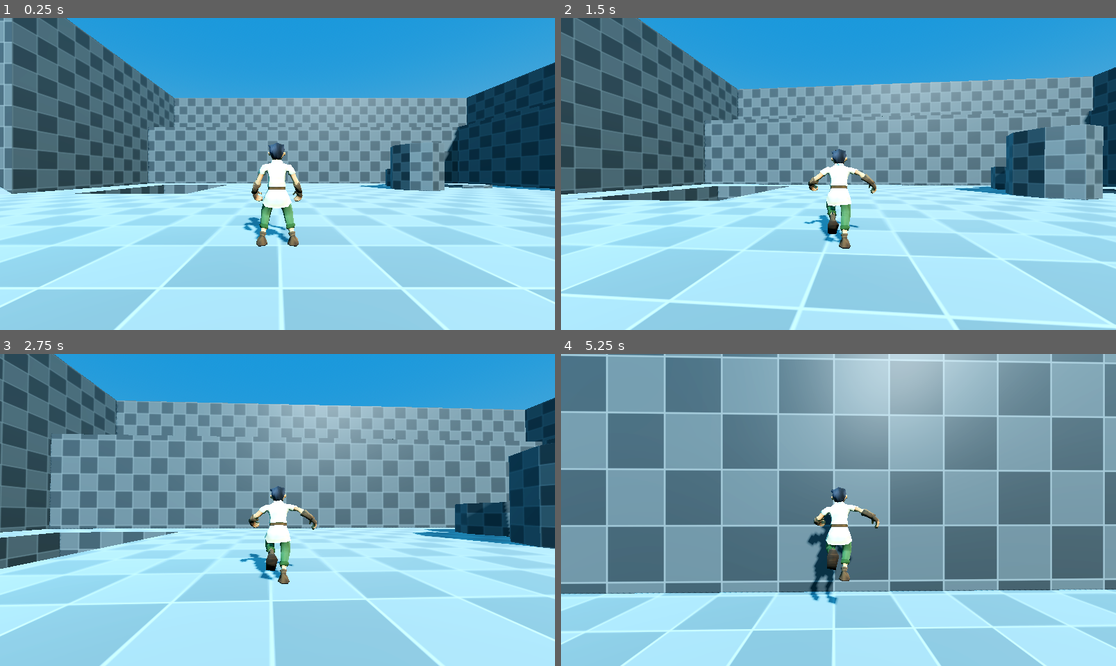
Above: before the commit, frames 1-4 (two rows, left to right).
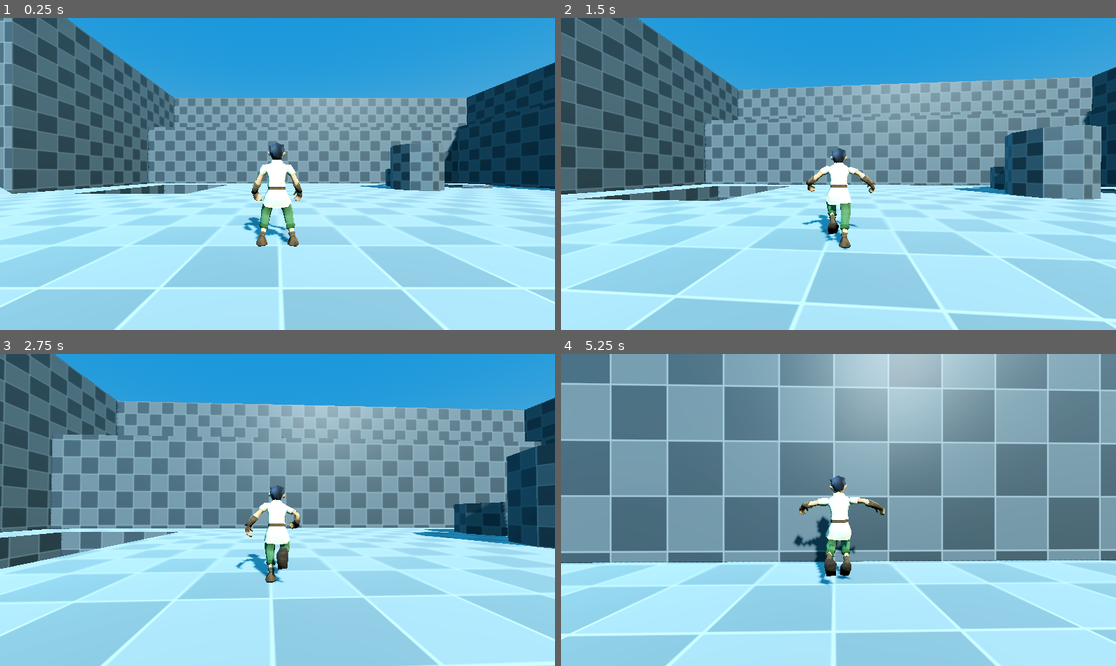
Above: after the commit, the same moments.

Repository: AleksGrig/wannabe_zelda
Game: Godot game, scene res://scenes/start.tscn
Two runs of this game, one before a commit and one after it. Both use one fixed random seed, a clock stepped at 60 frames per second and the inputs below.
Inputs (mouse positions are in pixels of both pictures, inside the frame that each line leads up to):
- Up to frame 1 (0.25 s): no input
- Up to frame 2 (1.5 s): tap Enter (ui_accept) at 0.5, 0.77 s; move the mouse to (866, 174) at 0.52 s; hold W (move_up) from 0.53 s (still down); click (866, 174) at 0.67 s; move the mouse to (810, 174) at 1.27 s
- Up to frame 3 (2.75 s): keep holding W (move_up); tap Enter (ui_accept) at 1.52 s; move the mouse to (288, 503) at 2.02 s
- Up to frame 4 (5.25 s): keep holding W (move_up); move the mouse to (832, 516) at 2.77 s; click (832, 516) at 2.92 s; tap Enter (ui_accept) at 3.02, 3.77, 4.52 s; move the mouse to (877, 513) at 3.52 s; move the mouse to (794, 506) at 4.27 s; move the mouse to (844, 510) at 5.02 s; click (844, 510) at 5.17 s

The runs differ from the first frame. In frame 1, less than 0.1% of the frame differs, in the area x 45-55%, y 40-71%; in frame 2, 4.6%; in frame 3, 4.1%; in frame 4, 55%, in the area x 0-100%, y 0-100%.

Commit message:
episode 6: complex animation

Diff:
--- a/project.godot
+++ b/project.godot
@@ -41,3 +41,8 @@
 "events": [Object(InputEventKey,"resource_local_to_scene":false,"resource_name":"","device":-1,"window_id":0,"alt_press …(192 unchanged characters)…
 ]
 }
+
+[physics]
+
+3d/default_gravity=15.0
+common/physics_interpolation=true
--- a/scenes/player.tscn
+++ b/scenes/player.tscn
@@ -10,7 +10,72 @@
 
 [sub_resource type="SphereShape3D" id="SphereShape3D_dqkch"]
 
+[sub_resource type="AnimationNodeAnimation" id="AnimationNodeAnimation_dqkch"]
+animation = &"freehand_walk"
+
+[sub_resource type="AnimationNodeAnimation" id="AnimationNodeAnimation_qlg0r"]
+animation = &"freehand_run"
+
+[sub_resource type="AnimationNodeAnimation" id="AnimationNodeAnimation_tuyoq"]
+animation = &"pose_lean_left"
+
+[sub_resource type="AnimationNodeAnimation" id="AnimationNodeAnimation_fjrip"]
+animation = &"pose_lean_right"
+
+[sub_resource type="AnimationNodeAnimation" id="AnimationNodeAnimation_smehm"]
+animation = &"freehand_fall"
+
+[sub_resource type="AnimationNodeAnimation" id="AnimationNodeAnimation_qhqgy"]
+animation = &"freehand_idle"
+
+[sub_resource type="AnimationNodeTransition" id="AnimationNodeTransition_tuyoq"]
+xfade_time = 0.2
+input_0/name = "idle"
+input_0/auto_advance = false
+input_0/break_loop_at_end = false
+input_0/reset = true
+input_1/name = "walk"
+input_1/auto_advance = false
+input_1/break_loop_at_end = false
+input_1/reset = true
+input_2/name = "run"
+input_2/auto_advance = false
+input_2/break_loop_at_end = false
+input_2/reset = true
+input_3/name = "fall"
+input_3/auto_advance = false
+input_3/break_loop_at_end = false
+input_3/reset = true
+
+[sub_resource type="AnimationNodeAdd3" id="AnimationNodeAdd3_qhqgy"]
+
+[sub_resource type="AnimationNodeTimeScale" id="AnimationNodeTimeScale_qhqgy"]
+
+[sub_resource type="AnimationNodeBlendTree" id="AnimationNodeBlendTree_qhqgy"]
+graph_offset = Vector2(-677.166, 115.407)
+nodes/Animation/node = SubResource("AnimationNodeAnimation_qhqgy")
+nodes/Animation/position = Vector2(-40, 160)
+"nodes/Animation 2/node" = SubResource("AnimationNodeAnimation_dqkch")
+"nodes/Animation 2/position" = Vector2(-300, 340)
+"nodes/Animation 3/node" = SubResource("AnimationNodeAnimation_qlg0r")
+"nodes/Animation 3/position" = Vector2(-460, 740)
+"nodes/Animation 4/node" = SubResource("AnimationNodeAnimation_tuyoq")
+"nodes/Animation 4/position" = Vector2(-460, 560)
+"nodes/Animation 5/node" = SubResource("AnimationNodeAnimation_fjrip")
+"nodes/Animation 5/position" = Vector2(-460, 920)
+"nodes/Animation 6/node" = SubResource("AnimationNodeAnimation_smehm")
+"nodes/Animation 6/position" = Vector2(60, 600)
+nodes/movement/node = SubResource("AnimationNodeTransition_tuyoq")
+nodes/movement/position = Vector2(240, 320)
+nodes/output/position = Vector2(580, 320)
+nodes/run_lean/node = SubResource("AnimationNodeAdd3_qhqgy")
+nodes/run_lean/position = Vector2(-140, 540)
+nodes/walk_speed/node = SubResource("AnimationNodeTimeScale_qhqgy")
+nodes/walk_speed/position = Vector2(-20, 340)
+node_connections = [&"movement", 0, &"Animation", &"movement", 1, &"walk_speed", &"movement", 2, &"run_lean", &"movement", 3, &"Animation 6", &"output", 0, &"movement", &"run_lean", 0, &"Animation 4", &"run_lean", 1, &"Animation 3", &"run_lean", 2, &"Animation 5", &"walk_speed", 0, &"Animation 2"]
+
 [node name="Player" type="CharacterBody3D"]
+floor_snap_length = 0.25
 script = ExtResource("1_3vyb7")
 
 [node name="CollisionShape3D" type="CollisionShape3D" parent="."]
@@ -34,39 +99,49 @@
 transform = Transform3D(-1, 0, -8.74228e-08, 0, 1, 0, 8.74228e-08, 0, -1, 0, 0, 0)
 
 [node name="Skeleton3D" parent="Mesh/HeroRig_export" index="0"]
-bones/0/position = Vector3(-0.0250628, 1.12632, -0.0125315)
+bones/0/position = Vector3(-0.0238293, 1.09643, 0.00229427)
 bones/0/rotation = Quaternion(1, 5.05692e-15, 1.06581e-14, 6.16095e-08)
-bones/1/rotation = Quaternion(0.707107, -5.24149e-23, -1.47058e-22, 0.707107)
-bones/2/rotation = Quaternion(-0.857111, -0.071332, -0.159413, 0.484623)
-bones/3/rotation = Quaternion(0.881657, -0.00195661, 0.0738447, 0.466074)
-bones/4/rotation = Quaternion(-0.0880412, 0.171765, 0.17861, 0.964803)
-bones/5/rotation = Quaternion(-0.833147, 0.00365107, 0.0374449, 0.55177)
-bones/6/rotation = Quaternion(0.371658, 0.0038951, -0.0311289, 0.92784)
-bones/7/rotation = Quaternion(0.384096, -0.0441505, -0.097657, 0.917052)
-bones/8/rotation = Quaternion(0.999716, 1.6203e-10, -1.62026e-10, -0.023843)
-bones/9/rotation = Quaternion(-0.0644628, 1.59751e-07, 3.44847e-08, 0.99792)
-bones/10/rotation = Quaternion(-0.516054, -0.00756495, -0.000502759, 0.856523)
-bones/11/rotation = Quaternion(0.639333, 0.75909, -0.0730435, -0.0984911)
-bones/12/rotation = Quaternion(-0.190234, 0.0069778, -0.0152276, 0.981596)
-bones/13/rotation = Quaternion(-0.0802419, -0.0326788, 0.0193141, 0.996052)
-bones/14/rotation = Quaternion(-0.434575, 0.895009, -0.0717362, 0.0704039)
+bones/1/rotation = Quaternion(0.728369, -0.00278441, -0.00111905, 0.685179)
+bones/2/rotation = Quaternion(-0.792631, -0.106478, -0.0733511, 0.595834)
+bones/3/rotation = Quaternion(0.292185, -0.00401348, 0.0244725, 0.95604)
+bones/4/rotation = Quaternion(-0.175072, -0.0139956, 0.107794, 0.978537)
+bones/5/rotation = Quaternion(-0.804312, 0.102529, 0.0526762, 0.582919)
+bones/6/rotation = Quaternion(0.328385, 0.00396351, -0.0275045, 0.944135)
+bones/7/rotation = Quaternion(-0.197559, 0.00748435, -0.0789362, 0.977079)
+bones/8/rotation = Quaternion(0.996758, 0.00546814, 0.000175921, -0.0802704)
+bones/9/rotation = Quaternion(-0.0644628, 2.81656e-07, -6.43096e-09, 0.99792)
+bones/10/rotation = Quaternion(-0.70687, 0.116606, 0.0938119, 0.69133)
+bones/11/rotation = Quaternion(0.979291, 0.187643, 0.0452052, -0.0611234)
+bones/12/rotation = Quaternion(-0.326322, 0.00671691, -0.0261206, 0.944874)
+bones/13/rotation = Quaternion(-0.0456166, -0.131937, 0.211391, 0.967381)
+bones/14/rotation = Quaternion(-0.434575, 0.895009, -0.0717361, 0.070404)
 bones/15/rotation = Quaternion(-0.172143, 0.721074, 0.191825, 0.643135)
-bones/16/rotation = Quaternion(-0.21767, -0.000106958, 0.000375302, 0.976022)
-bones/17/rotation = Quaternion(-0.18079, -1.07698e-06, -1.96886e-07, 0.983522)
-bones/18/rotation = Quaternion(5.88451e-08, 0.0367437, -2.1398e-06, 0.999325)
+bones/16/rotation = Quaternion(-0.21767, -0.000106927, 0.000375333, 0.976022)
+bones/17/rotation = Quaternion(-0.180791, -1.16457e-06, -3.12885e-07, 0.983522)
+bones/18/rotation = Quaternion(-1.17849e-07, -0.046922, -2.10088e-06, 0.998899)
 bones/19/rotation = Quaternion(0.720689, -0.692637, -0.0135034, -0.0260835)
-bones/20/rotation = Quaternion(0.610781, -0.745748, 0.145952, -0.222496)
-bones/21/rotation = Quaternion(-0.438649, -0.00638356, 0.0351119, 0.89795)
-bones/22/rotation = Quaternion(0.0448734, 0.0872032, -0.0135145, 0.995088)
-bones/24/rotation = Quaternion(0.434575, 0.895009, -0.071736, -0.0704038)
-bones/25/rotation = Quaternion(-0.172143, -0.721073, -0.191825, 0.643135)
-bones/26/rotation = Quaternion(-0.21767, 0.000106802, -0.000375344, 0.976022)
-bones/27/rotation = Quaternion(-0.18079, 1.07036e-06, 2.38953e-07, 0.983522)
-bones/28/rotation = Quaternion(-9.58121e-08, 0.0205568, 2.16352e-06, 0.999789)
-bones/29/rotation = Quaternion(0.999716, 1.62025e-10, -1.62037e-10, 0.0238422)
+bones/20/rotation = Quaternion(0.981276, -0.184208, -0.0548781, -0.0123848)
+bones/21/rotation = Quaternion(-0.347451, -0.00666347, 0.0278118, 0.937262)
+bones/22/rotation = Quaternion(0.0366903, 0.096454, -0.0572639, 0.993011)
+bones/24/rotation = Quaternion(0.434575, 0.895009, -0.071736, -0.0704039)
+bones/25/rotation = Quaternion(-0.172143, -0.721073, -0.191825, 0.643136)
+bones/26/rotation = Quaternion(-0.21767, 0.000106792, -0.000375329, 0.976022)
+bones/27/rotation = Quaternion(-0.18079, 1.14043e-06, 2.90087e-07, 0.983522)
+bones/28/rotation = Quaternion(-1.56574e-07, 0.0293568, 2.15798e-06, 0.999569)
+bones/29/rotation = Quaternion(0.999716, 1.25214e-08, -8.31938e-08, 0.0238422)
 bones/29/scale = Vector3(1, 1, 1)
 
 [node name="AnimationPlayer" parent="Mesh" index="1"]
 autoplay = "freehand_idle"
 
+[node name="AnimationTree" type="AnimationTree" parent="."]
+root_node = NodePath("../Mesh")
+tree_root = SubResource("AnimationNodeBlendTree_qhqgy")
+anim_player = NodePath("../Mesh/AnimationPlayer")
+parameters/movement/current_state = "idle"
+parameters/movement/transition_request = ""
+parameters/movement/current_index = 0
+parameters/run_lean/add_amount = 0.0166667
+parameters/walk_speed/scale = -1
+
 [editable path="Mesh"]
--- a/scripts/Player.gd
+++ b/scripts/Player.gd
@@ -3,9 +3,11 @@
 
 const SPEED = 5.0
 const JUMP_VELOCITY = 4.5
+var last_lean := 0.0
+
 @onready var camera: Node3D = $CameraRig/Camera3D
 @onready var animation_player: AnimationPlayer = $Mesh/AnimationPlayer
-
+@onready var anim_tree: AnimationTree = $AnimationTree
 
 func _physics_process(delta: float) -> void:
 	# Add the gravity.
@@ -35,12 +37,20 @@
 	const RUN_SPEED := 3.5
 	const BLEND_SPEED := 0.2
 
-	if current_speed > RUN_SPEED:
-		animation_player.play("freehand_run", BLEND_SPEED)
+	if not is_on_floor():
+		anim_tree.set("parameters/movement/transition_request", "fall")
+	elif current_speed > RUN_SPEED:
+		#print(global_basis.x)
+		anim_tree.set("parameters/movement/transition_request", "run")
+		var lean := direction.dot(global_basis.x)
+		last_lean = lerpf(last_lean, lean, 0.4)
+		anim_tree.set("parameters/run_lean/add_amount", lean)
 	elif current_speed > 0:
-		animation_player.play("freehand_walk", BLEND_SPEED, lerp(0.5, 1.75, current_speed/RUN_SPEED))
+		var walk_speed := lerpf(0.5, 1.75, current_speed/RUN_SPEED)
+		anim_tree.set("parameters/movement/transition_request", "walk")
 	else:
 		animation_player.play("freehand_idle")
+		anim_tree.set("parameters/movement/transition_request", "idle")
 
 
 func turn_to(direction: Vector3) -> void:
Binary file changed: meshes/hero_male.glb
Binary file changed: meshes/hero_male_eyes.png
Binary file added: meshes/hero_male_hero.png
Not shown, changed: meshes/hero_male_hero.png.import
Not shown: 1 places in scenes/player.tscn that only renumber resources
Not shown, added: docs/tuples_vs_lists.ipynb
